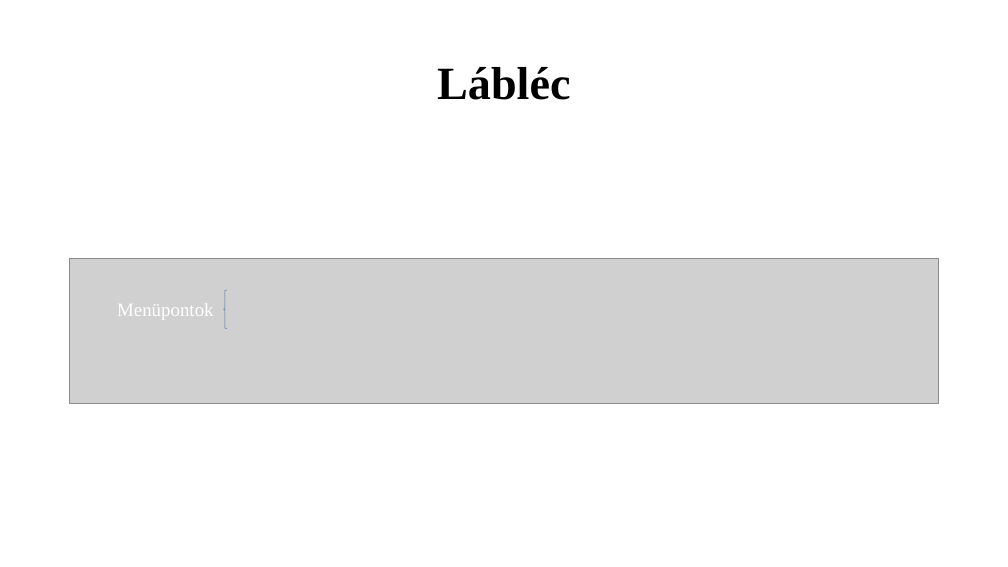
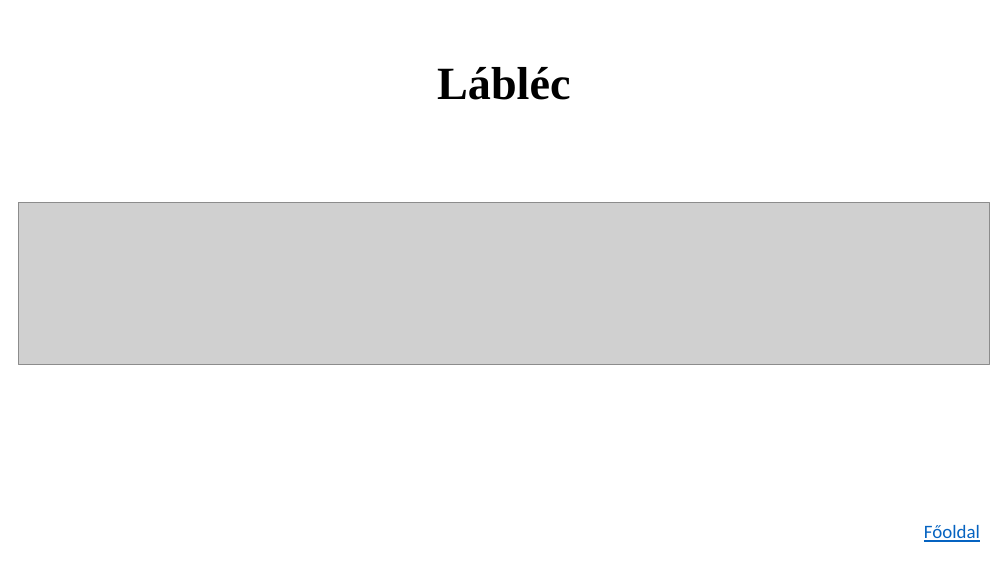
Before and after one commit to K0RN3L07/ParKing, a slide deck: slide 19 of Dokumentumok/ParKing-prezentacio.pptx. Drawn at 1008x567 pixels with LibreOffice and Linux fonts; fonts in the diff are those of the drawing; grey boxes stand for pictures. Boxes give left, top, right and bottom in pixels: in the first picture for what was removed or moved away, otherwise in the second. Text is boxed around its words. In the diff, an @@ line names an element or a change of style, - is before the commit and + after.

```diff
--- a/Dokumentumok/ParKing-prezentacio.pptx
+++ b/Dokumentumok/ParKing-prezentacio.pptx
@@ picture: place and size @@
-picture at [70, 259, 939, 404]
+picture at [19, 203, 990, 365]
@@ left brace removed at [223, 290, 227, 328] @@
@@ text removed at [117, 303, 213, 320] @@
-Menüpontok
@@ text added at [924, 525, 980, 542], 18 pt, text #0563C1, underline @@
+Főoldal
```
Also in this commit, not shown: 2 other slides changed, 1 slide added, 1 slide removed.
